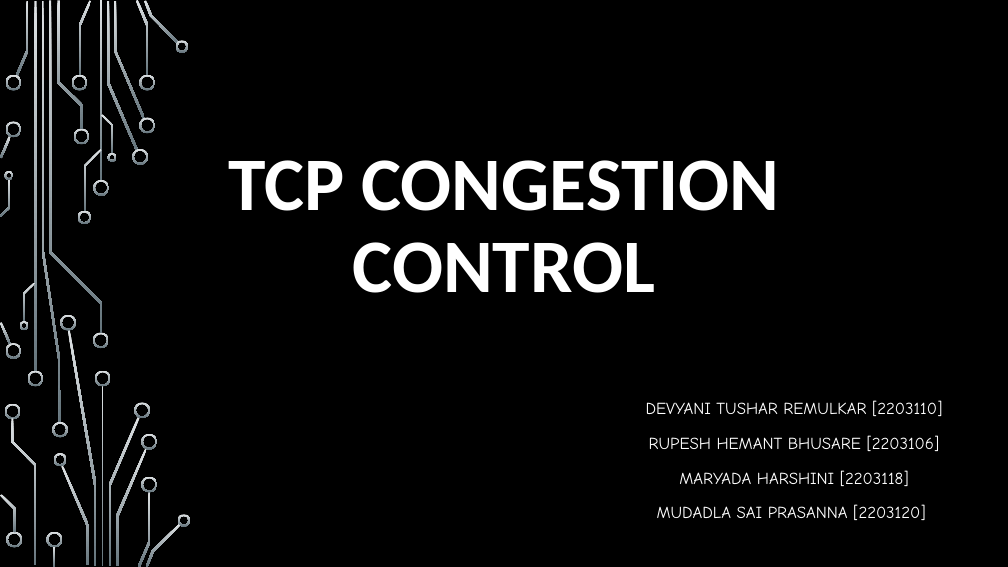
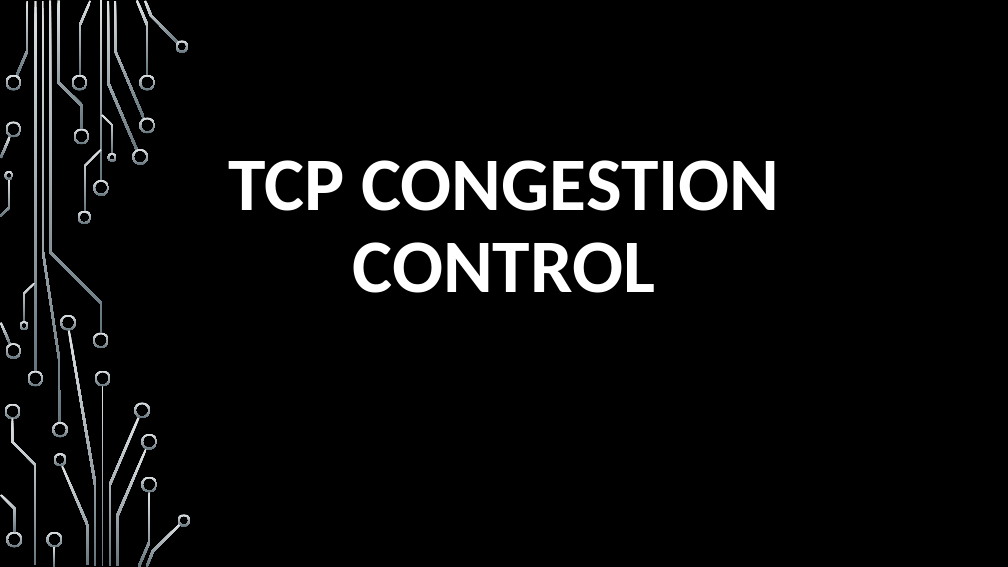
Before and after one commit to anushabanoth-78/TCP-Congestion-Control, a slide deck: slide 1 of NET_PPT.pptx. Drawn at 1008x567 pixels with LibreOffice and Linux fonts; fonts in the diff are those of the drawing; background and template pictures are left out. Boxes give left, top, right and bottom in pixels: in the first picture for what was removed or moved away, otherwise in the second. Text is boxed around its words. In the diff, an @@ line names an element or a change of style, - is before the commit and + after.

Commit message:
Update gitignore and add project presentation

```diff
--- a/NET_PPT.pptx
+++ b/NET_PPT.pptx
@@ subtitle removed at <box>646,400,942,520</box> @@
-DEVYANI TUSHAR REMULKAR [2203110]
-RUPESH HEMANT BHUSARE [2203106]
-MARYADA HARSHINI [2203118]
-MUDADLA SAI PRASANNA [2203120]
```
Also in this commit, not shown: 1 other file.
